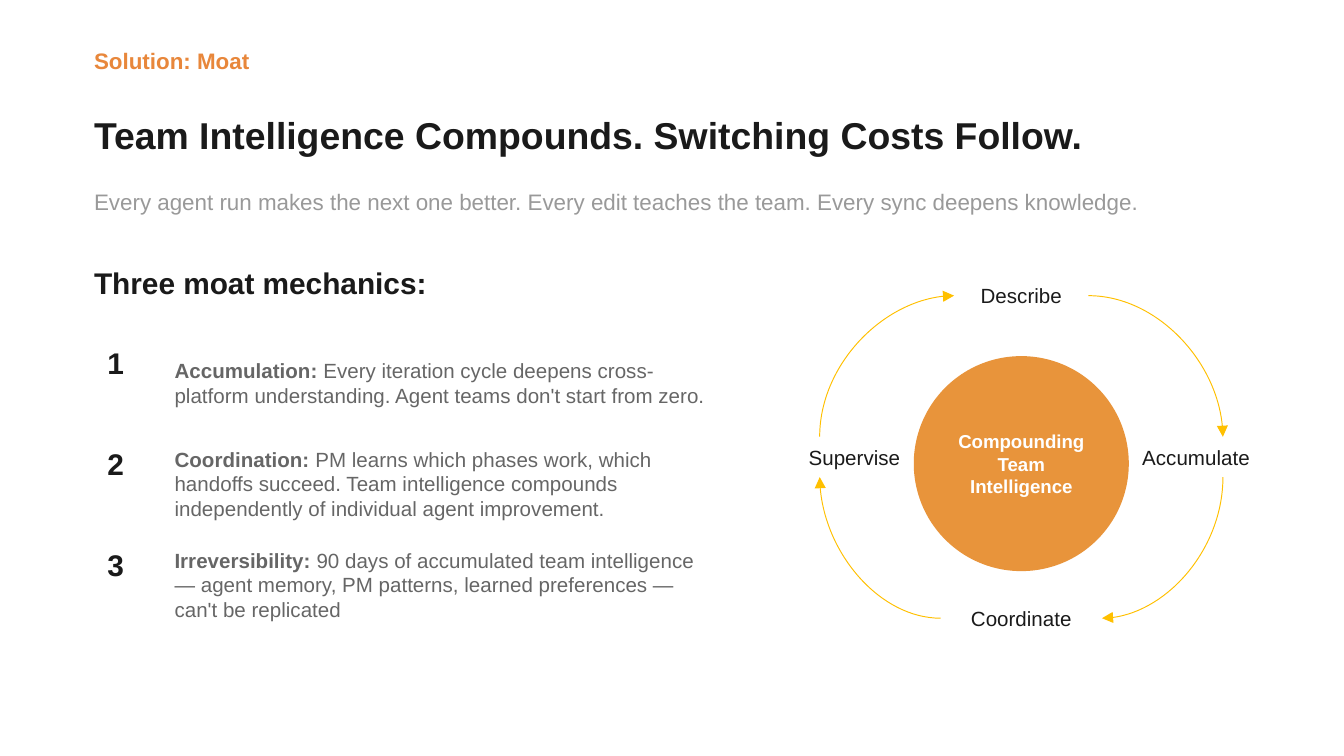
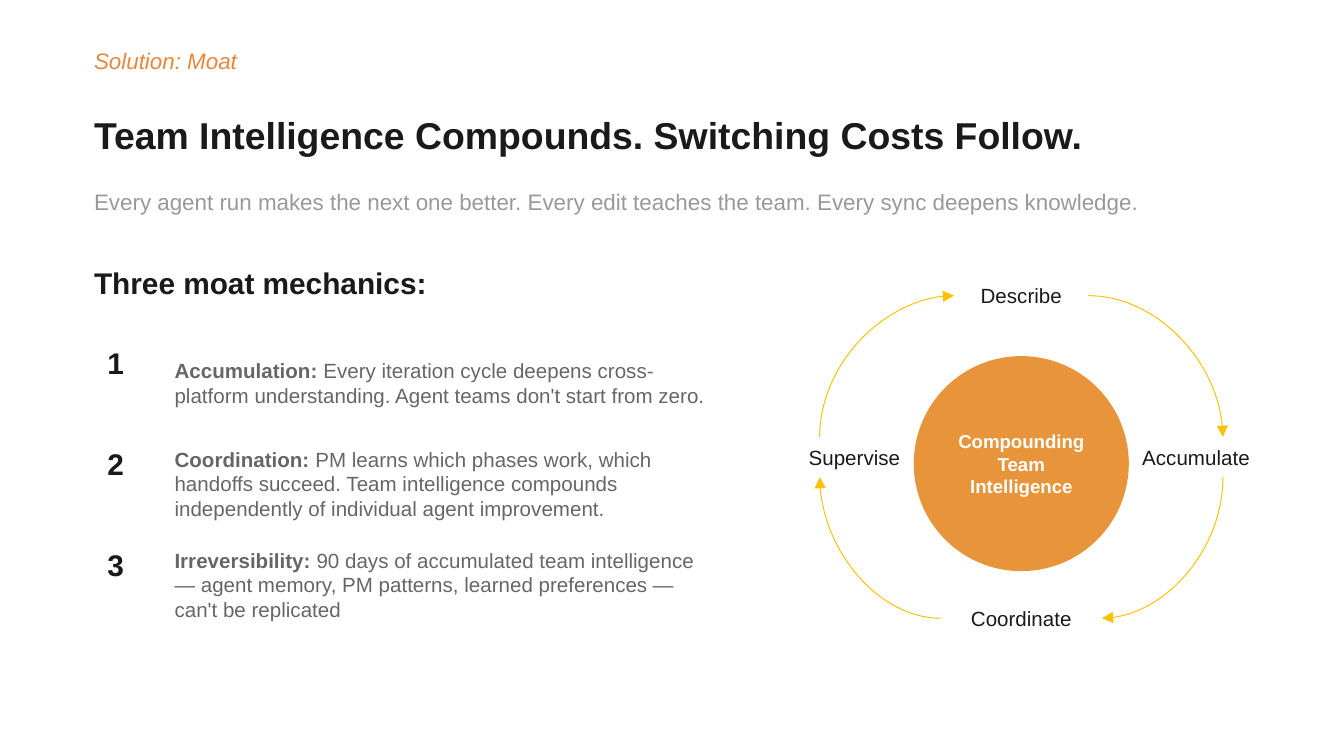
Before and after one commit to Kvkthecreator/yarnnnn, a slide deck: slide 11 of docs/working_docs/investors/IR Deck - yarnnn - March 2026 v5.pptx (slide 9 before the commit). Drawn at 1344x756 pixels with LibreOffice and Linux fonts; fonts in the diff are those of the drawing. Boxes give left, top, right and bottom in pixels: in the first picture for what was removed or moved away, otherwise in the second. Text is boxed around its words. In the diff, an @@ line names an element or a change of style, - is before the commit and + after.

```diff
--- a/docs/working_docs/investors/IR Deck - yarnnn - March 2026 v5.pptx
+++ b/docs/working_docs/investors/IR Deck - yarnnn - March 2026 v5.pptx
@@ text "Solution: Moat" at box(94, 52, 237, 69): bold off, italic on @@
```
Also in this commit, not shown: 6 other slides changed, 2 slides added.
